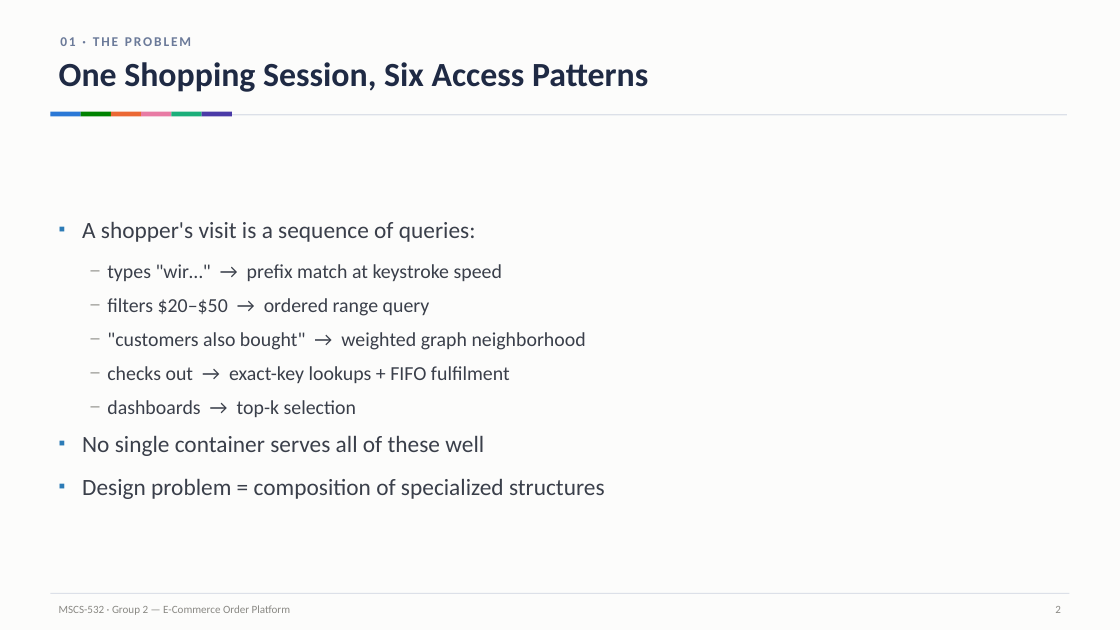
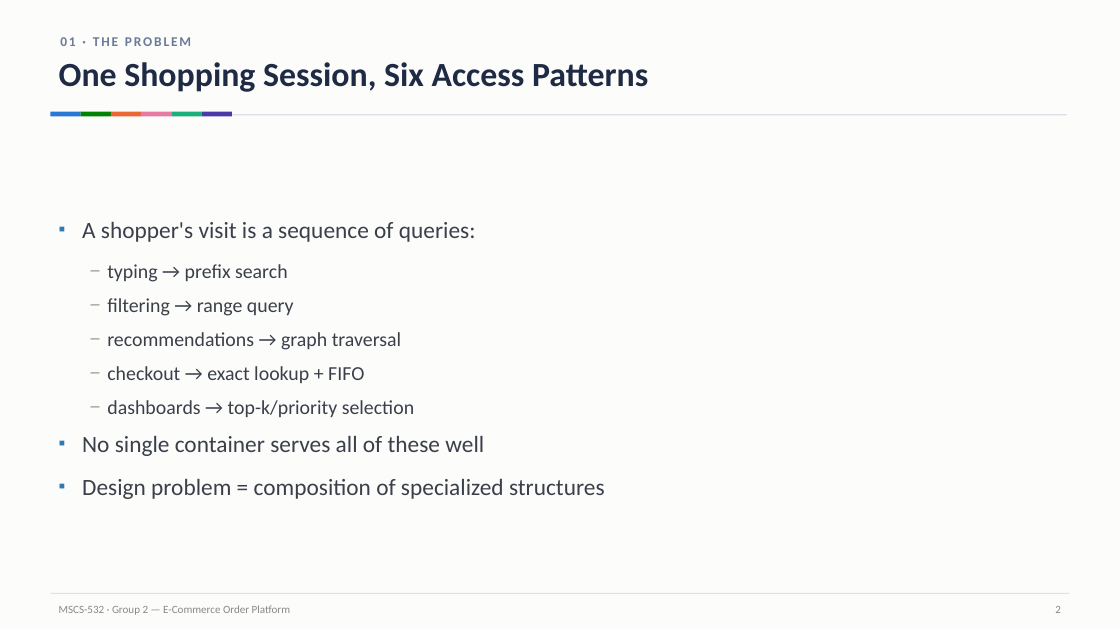
Before and after one commit to xhon-pelushi/2026-Summer-Algorithms-and-Data-Structures-MSCS-532-M20, a slide deck: slide 2 of residency/deliverables/Deliverable 4/Group2_Project_Presentation_MSCS532.pptx. Drawn at 1120x630 pixels with LibreOffice and Linux fonts; fonts in the diff are those of the drawing. Boxes give left, top, right and bottom in pixels: in the first picture for what was removed or moved away, otherwise in the second. Text is boxed around its words. In the diff, an @@ line names an element or a change of style, - is before the commit and + after.

Commit message:
Update presentation: tighten slide 2 access patterns and move demo before Phase 3

```diff
--- a/residency/deliverables/Deliverable 4/Group2_Project_Presentation_MSCS532.pptx
+++ b/residency/deliverables/Deliverable 4/Group2_Project_Presentation_MSCS532.pptx
@@ text at bbox=[107, 264, 414, 417]: text changed @@
-– types "wir…" → prefix match at keystroke speed
-– filters $20–$50 → ordered range query
-– "customers also bought" → weighted graph neighborhood
-– checks out → exact-key lookups + FIFO fulfilment
-– dashboards → top-k selection
+– typing → prefix search
+– filtering → range query
+– recommendations → graph traversal
+– checkout → exact lookup + FIFO
+– dashboards → top-k/priority selection
```
Also in this commit, not shown: 8 other slides changed.
